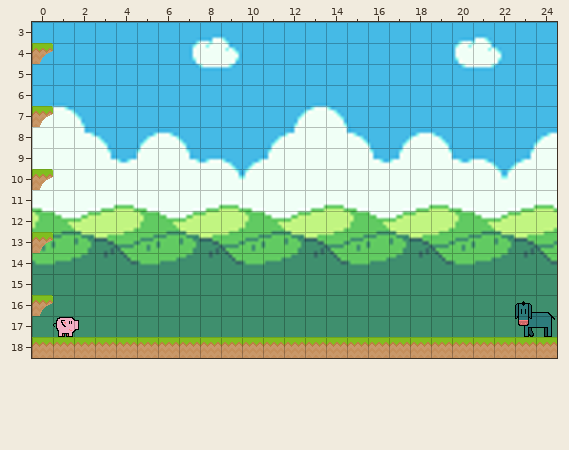
Two states of a Tiled map, src/levels/tmx-files/lvl_11.tmx. Above, as it was before the edit.
Cells are 21x21 px. Shown: x 0..24, y 3..18.
Once edited:
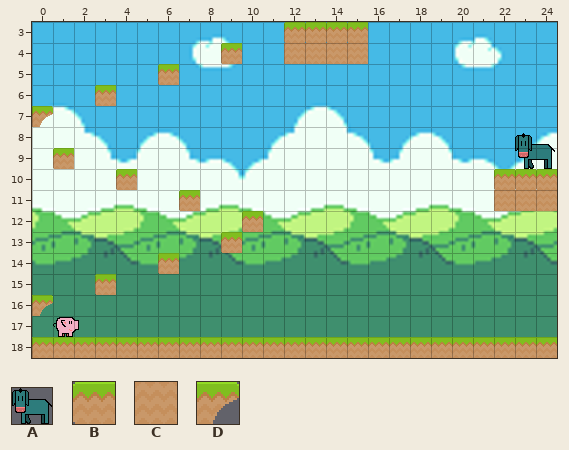
Key: from "characters": A 4 "donkey"; from "spritesheet": B 122, C 152, D 153.
_ is an empty cell, . an unchanged one.
The edit:
--- layer "platforms"
@@ x 0..15 @@
- 3 ............____
- 4 D........_..____
- 5 ......_.........
- 6 ..._............
+ 3 ............BBBB
+ 4 _........B..CCCC
+ 5 ......B.........
+ 6 ...B............
@@ x 0..24 @@
- 9 ._.......................
-10 D..._.................___
-11 ......._..............___
-12 .........._..............
-13 D........_...............
-14 ......_..................
-15 ..._.....................
+ 9 .B.......................
+10 _...B.................BBB
+11 .......B..............CCC
+12 ..........B..............
+13 _........B...............
+14 ......B..................
+15 ...B.....................
--- layer "donkey"
@@ x 23..23 @@
- 9 _
+ 9 A
@@ x 23..23 @@
-17 A
+17 _
